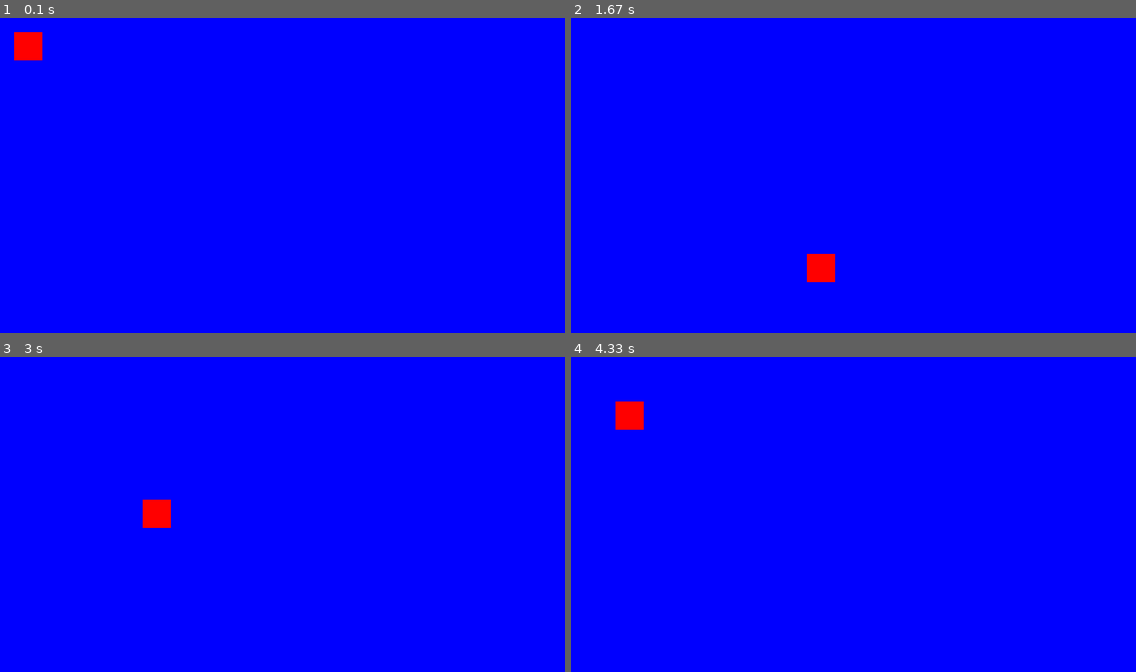
Above: before the commit, frames 1-4 (two rows, left to right).
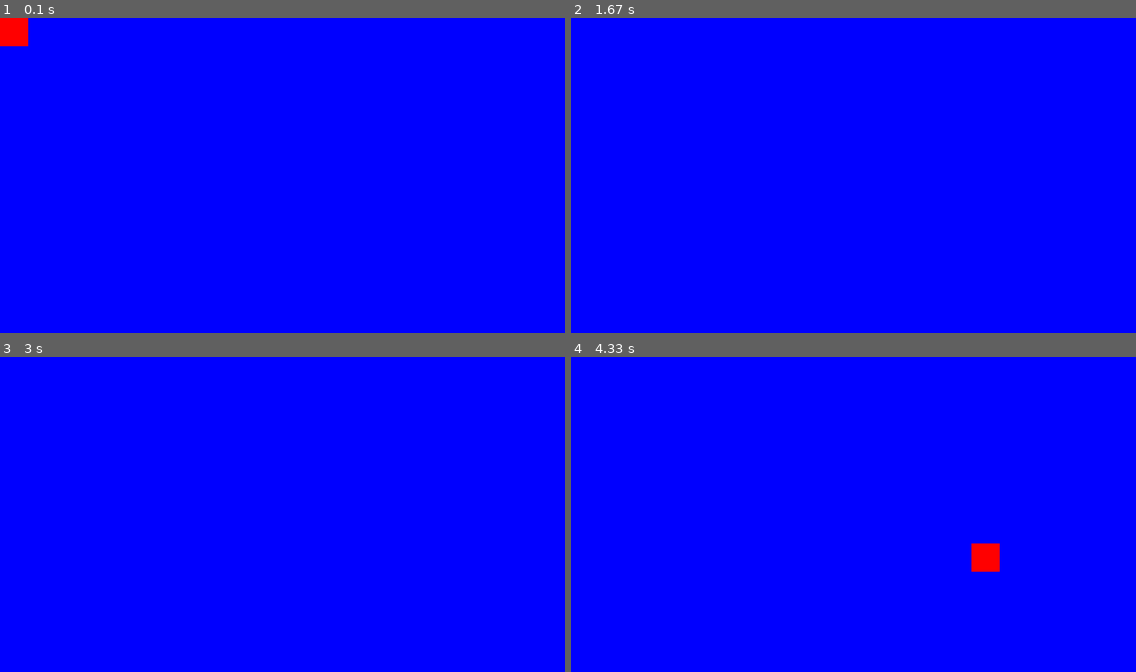
Above: after the commit, the same moments.

Repository: Guruhamaro/programs
Game: pygame game, started from pygame/TDSGame.py
The game is run twice, just before and just after one commit, with the same random seed, the same clock (stepped at 60 frames per second) and the same inputs.
Inputs:
- Up to frame 1 (0.1 s): no input
- Up to frame 2 (1.67 s): hold Right 0.33-0.8 s; hold Up 0.83-1.13 s
- Up to frame 3 (3 s): hold Left 1.67-2.2 s; hold Down 2.23-2.53 s
- Up to frame 4 (4.33 s): hold Right 3.4-4.03 s; hold Down from 4.07 s (still down)

The runs differ from the first frame. In frame 1, 0.7% of the frame differs, in the area x 0-8%, y 0-14%; in frame 2, 0.4%; in frame 3, 0.4%; in frame 4, 0.9%, in the area x 7-76%, y 14-69%.

Commit message:
update alpha 0.0.1

Diff:
--- a/pygame/TDSGames.py
+++ b/pygame/TDSGame.py
@@ -30,6 +30,7 @@
 
 moveRight = True
 
+pygame.key.set_repeat(1,0)
 while True:
 	backLay.fill(BLUE) #очистка экрана
 	foreLay.fill(CLEAR)
@@ -37,22 +38,18 @@
 	for e in pygame.event.get(): #get функция возващает события произошедшие за предыдущий кадр
 		if e.type == pygame.QUIT:
 			pygame.quit()
+		if e.type == pygame.KEYDOWN:
+			if e.key == pygame.K_LEFT:
+				x-=1
+			if e.key == pygame.K_RIGHT:
+				x+=1
+			if e.key == pygame.K_UP:
+				y-=1
+			if e.key == pygame.K_DOWN:
+				y+=1
 
 
-	if x>400:
-		moveRight = False
-	elif x<0:
-		moveRight = True
-
-	if moveRight:
-		x+=1
-	else:
-		x-=1
-
-	foreLay.blit(square,[x,x])
-
-
-
+	foreLay.blit(square,[x,y])
 
 	window.blit(backLay,[0,0])
 	window.blit(foreLay,[0,0])
